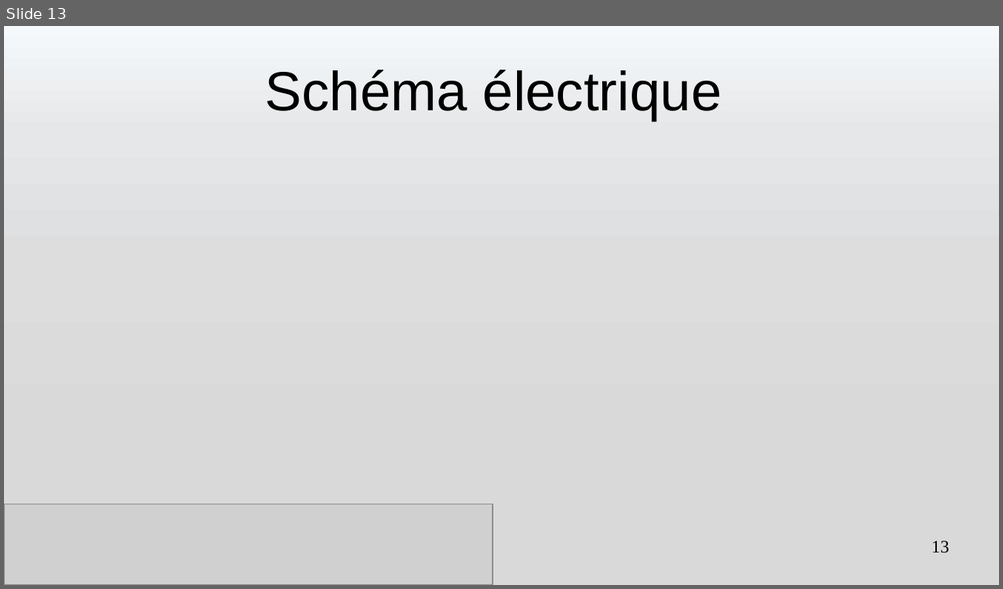
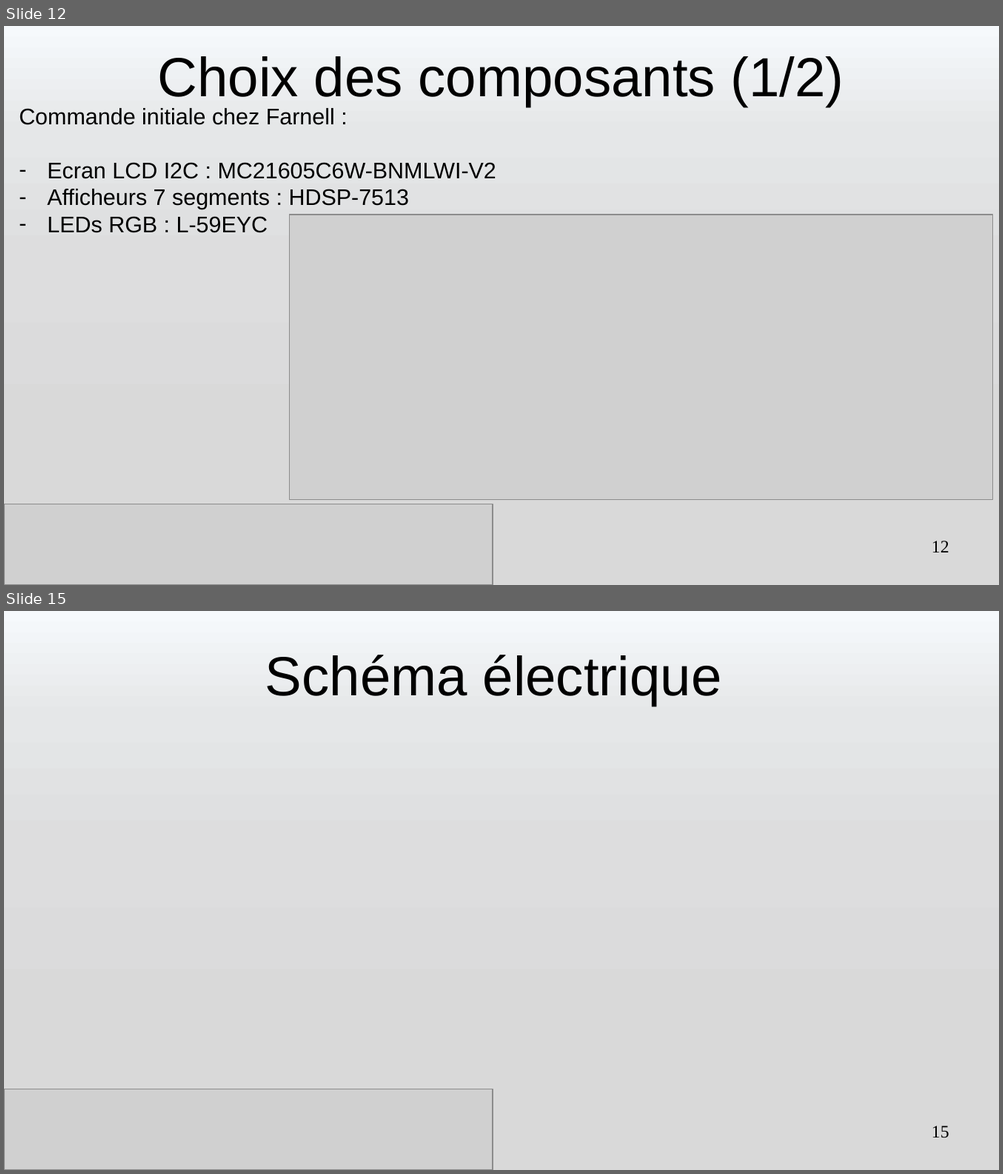
Before and after one commit to romain327/machine-turing, a slide deck: presentation/Presentation Machine de Turing.pptx. Shown one above the other, each under a label of ours: slide 13 before the commit, slides 12 and 15 after it; the slides between them are not shown. The pictures are 1003x589 and 1003x1174 pixels, drawn with LibreOffice and Linux fonts; fonts in the diff are those of the drawing; grey boxes stand for pictures. Boxes give left, top, right and bottom in pixels: in the first picture for what was removed or moved away, otherwise in the second. Text is boxed around its words. In the diff, an @@ line names an element or a change of style, - is before the commit and + after.

```diff
--- a/presentation/Presentation Machine de Turing.pptx
+++ b/presentation/Presentation Machine de Turing.pptx
@@ slide 12 added at (4, 26, 999, 585), background gradient #F6F9FC to #E5E7E8 to #DDDDDE to #D9D9D9 @@
@@ title added at (158, 56, 844, 107), 44 pt, text #000000 @@
+Choix des composants (1/2)
@@ text added at (19, 108, 496, 233), 18 pt, text #000000 @@
+Commande initiale chez Farnell :
+– Ecran LCD I2C : MC21605C6W-BNMLWI-V2
+– Afficheurs 7 segments : HDSP-7513
+– LEDs RGB : L-59EYC
@@ picture added at (289, 215, 993, 500) @@
@@ picture added at (4, 506, 398, 585) @@
@@ picture added at (4, 504, 492, 585) @@
@@ page number added at (931, 541, 949, 553), 14 pt, text #000000 @@
+12
@@ what was slide 13 is now slide 15 @@
@@ page number at (931, 1126, 949, 1139): text changed @@
-13
+15
```
Also in this commit, not shown: 3 slides changed, 9 other slides added, 2 slides removed, 6 other files.
